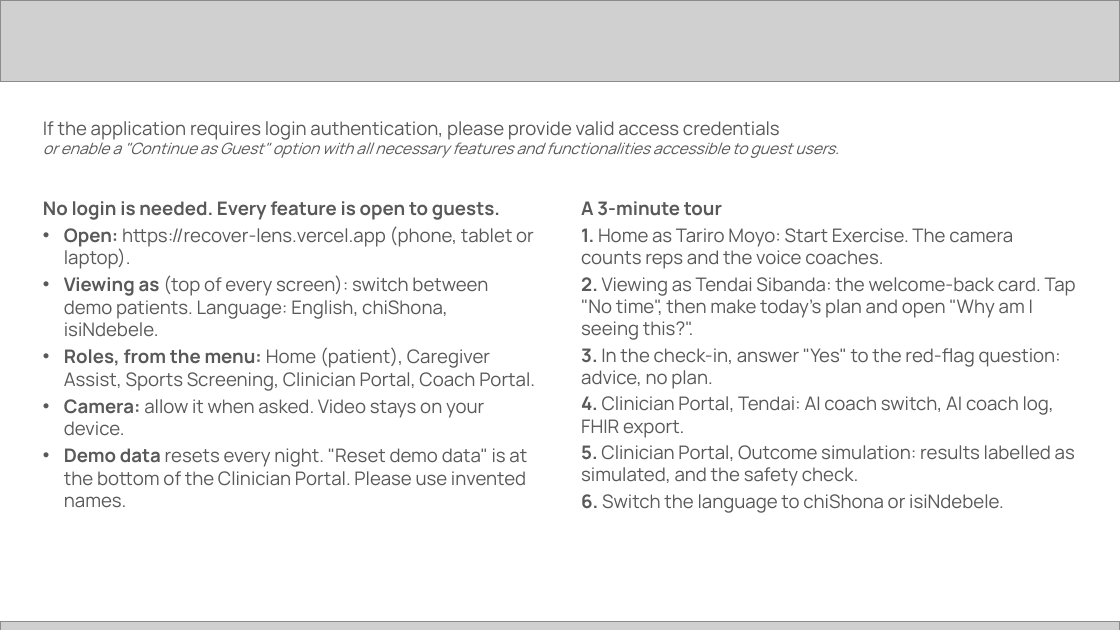
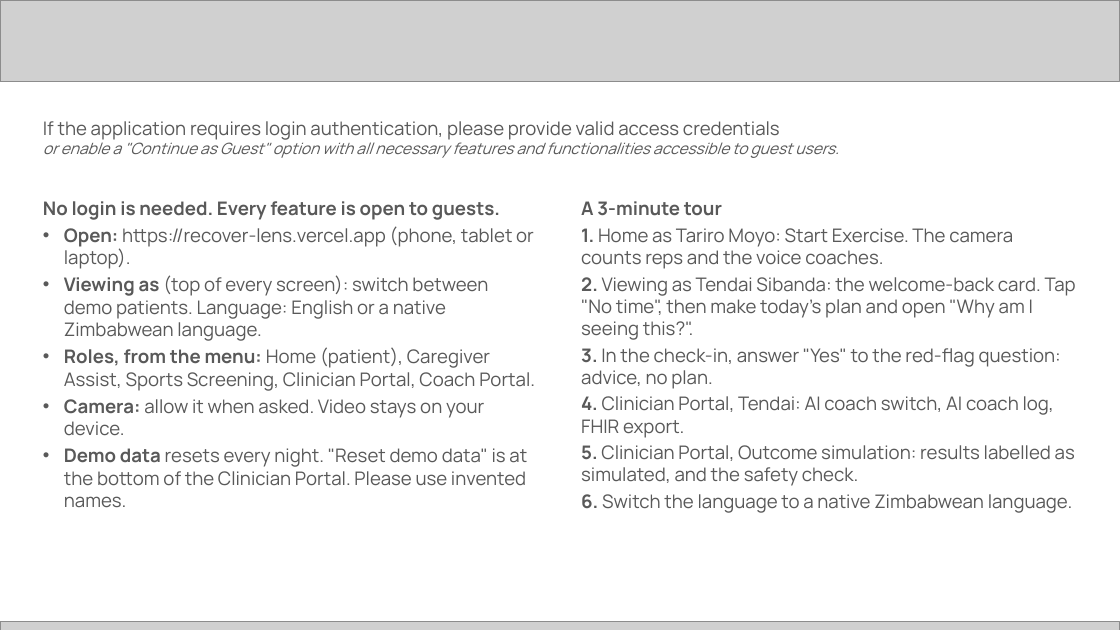
Before and after one commit to harrymakoni-netizen/Recover-Lens-, a slide deck: slide 11 of docs/hack2skill/RecoverLens-Future-Health-submission.pptx. Drawn at 1120x630 pixels with LibreOffice and Linux fonts; fonts in the diff are those of the drawing; grey boxes stand for pictures. Boxes give left, top, right and bottom in pixels: in the first picture for what was removed or moved away, otherwise in the second. Text is boxed around its words. In the diff, an @@ line names an element or a change of style, - is before the commit and + after.

```diff
--- a/docs/hack2skill/RecoverLens-Future-Health-submission.pptx
+++ b/docs/hack2skill/RecoverLens-Future-Health-submission.pptx
@@ text at <box>64,275,488,341</box>: text changed @@
-• Viewing as (top of every screen): switch between demo patients. Language: English, chiShona, isiNdebele.
+• Viewing as (top of every screen): switch between demo patients. Language: English or a native Zimbabwean language.
@@ text at <box>581,494,1072,513</box>: text changed @@
-6. Switch the language to chiShona or isiNdebele.
+6. Switch the language to a native Zimbabwean language.
```
Also in this commit, not shown: 10 other slides changed, 2 other files.
